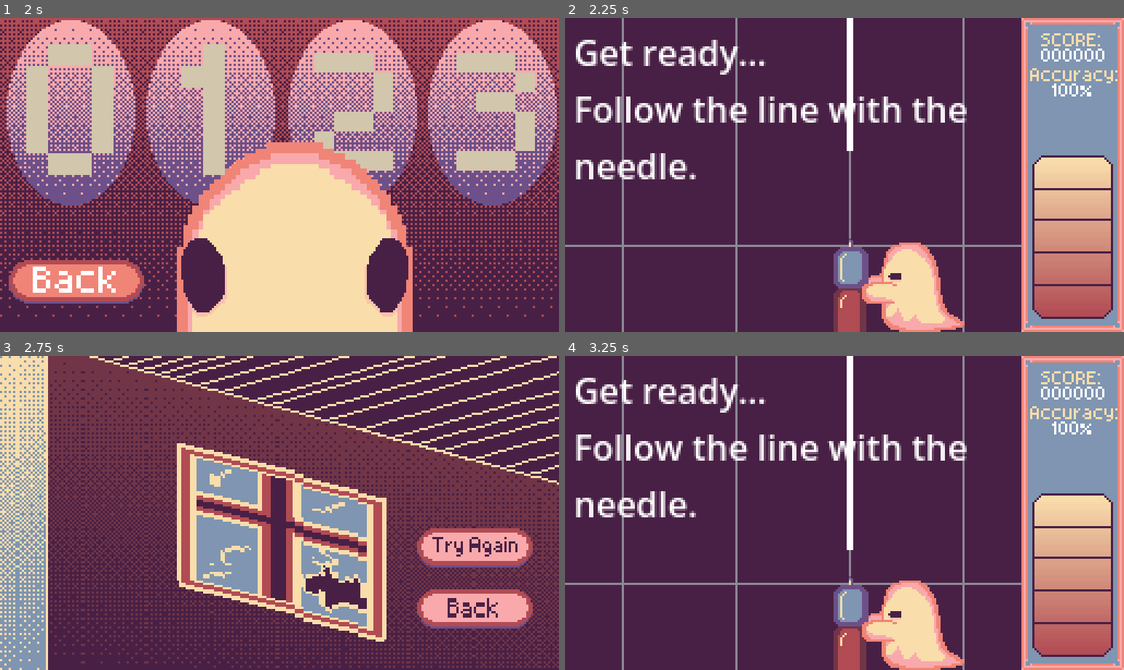
Above: before the commit, frames 1-4 (two rows, left to right).
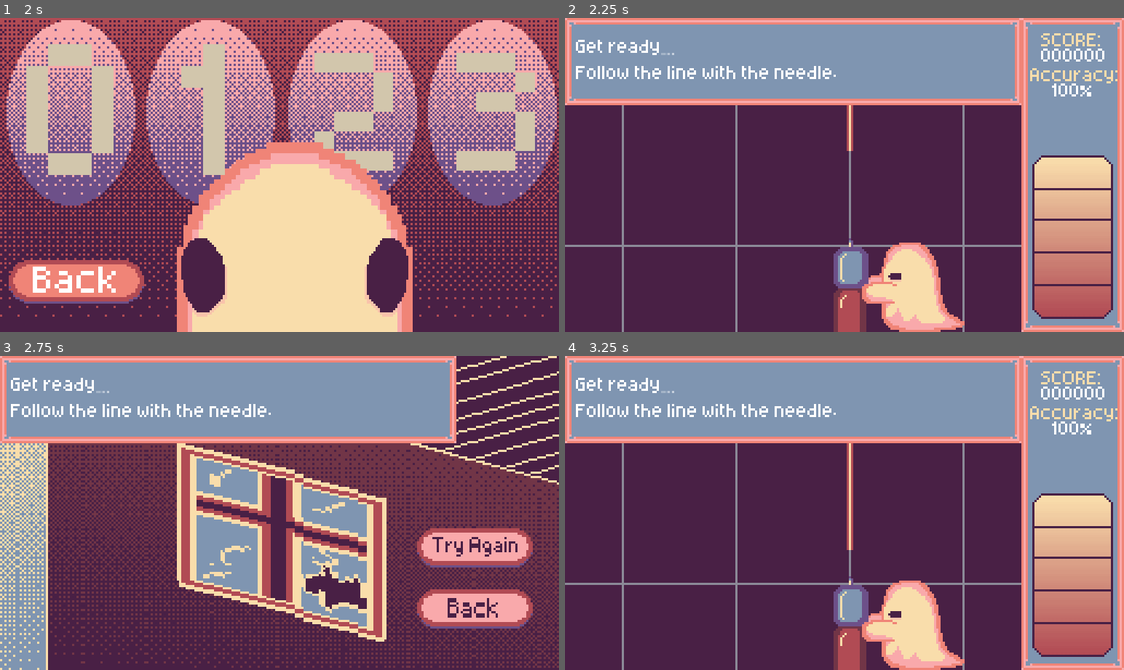
Above: after the commit, the same moments.

Repository: Arturilumae/Shapes
Game: Godot game, scene res://Scenes/MainMenu.tscn
Same seed, same stepped clock (60 frames per second), same inputs: the game is played once before the commit and once after it. Sound files missing from this copy of the repository are replaced by a short silence.
Inputs (mouse positions are in pixels of both pictures, inside the frame that each line leads up to):
- Up to frame 1 (2 s): click (447, 178) at 0.5 s; tap Enter (ui_accept) at 1.25, 1.52 s; hold E (hop_right) from 1.28 s (still down)
- Up to frame 2 (2.25 s): release E (hop_right) at 2 s; click (637, 112) at 2 s
- Up to frame 3 (2.75 s): no input
- Up to frame 4 (3.25 s): click "Try Again" at 2.75 s

Frame 1 is identical in both runs. In frame 2, 26% of the frame differs, in the area x 0-82%, y 0-52%; in frame 3, 22%; in frame 4, 26%, in the area x 0-82%, y 0-62%.

Commit message:
tutorjal vixed

Diff:
--- a/shapes/Scenes/level_0.tscn
+++ b/shapes/Scenes/level_0.tscn
@@ -1,6 +1,7 @@
 [gd_scene format=3 uid="uid://cmjg2k1id4mad"]
 
 [ext_resource type="Script" uid="uid://b587233vipdwd" path="res://Scripts/tutorial.gd" id="1_hsdmu"]
+[ext_resource type="Texture2D" uid="uid://df4u2gxo8mem5" path="res://Art/joonedvol2t.png" id="2_3hmlb"]
 [ext_resource type="PackedScene" uid="uid://dbkwdxovtqdhw" path="res://Scenes/player.tscn" id="4_n6y2o"]
 [ext_resource type="Texture2D" uid="uid://bppuq2ogwhtw6" path="res://Art/ghost-idle.png" id="5_3hmlb"]
 [ext_resource type="Texture2D" uid="uid://bmg61ntaktv07" path="res://Art/ghost-push.png" id="6_bb0r2"]
@@ -8,11 +9,32 @@
 [ext_resource type="Texture2D" uid="uid://btpghqv3grgjv" path="res://Art/death-Sheet.png" id="7_n6y2o"]
 [ext_resource type="Texture2D" uid="uid://bsoddqumej7wl" path="res://Art/ghost-pull.png" id="7_y32iv"]
 [ext_resource type="AudioStream" uid="uid://payvlo0xhfo7" path="res://levels/demo/tuljak1.ogg" id="8_o6ba6"]
+[ext_resource type="Texture2D" uid="uid://bqnsb2uuyq4ub" path="res://Art/tutorjal_taust.png" id="9_n6y2o"]
 [ext_resource type="Texture2D" uid="uid://dp5cqhws2qbt3" path="res://Art/taust.png" id="9_ta6og"]
 [ext_resource type="Texture2D" uid="uid://vgxqbl6fwk23" path="res://Art/buttons.png" id="10_488qb"]
 [ext_resource type="Texture2D" uid="uid://81d17xi7k6kw" path="res://Art/elud.png" id="10_n5v4w"]
 [ext_resource type="FontFile" uid="uid://oxkynrojvw1d" path="res://Art/aseprite.otf" id="11_koqiv"]
 [ext_resource type="AudioStream" uid="uid://c5be46jjuhsnq" path="res://sfx/move.ogg" id="11_oihvb"]
+
+[sub_resource type="AtlasTexture" id="AtlasTexture_n6y2o"]
+atlas = ExtResource("2_3hmlb")
+region = Rect2(103, 40, 3, 51)
+
+[sub_resource type="AtlasTexture" id="AtlasTexture_3hmlb"]
+atlas = ExtResource("2_3hmlb")
+region = Rect2(175, 79, 55, 53)
+
+[sub_resource type="AtlasTexture" id="AtlasTexture_n5v4w"]
+atlas = ExtResource("2_3hmlb")
+region = Rect2(128, 9, 55, 53)
+
+[sub_resource type="AtlasTexture" id="AtlasTexture_koqiv"]
+atlas = ExtResource("2_3hmlb")
+region = Rect2(16, 69, 55, 5)
+
+[sub_resource type="AtlasTexture" id="AtlasTexture_s5hh3"]
+atlas = ExtResource("2_3hmlb")
+region = Rect2(16, 84, 55, 5)
 
 [sub_resource type="AtlasTexture" id="AtlasTexture_7wphs"]
 atlas = ExtResource("10_n5v4w")
@@ -105,6 +127,13 @@
 atlas = ExtResource("10_488qb")
 region = Rect2(41, 92, 62, 20)
 
+[sub_resource type="AtlasTexture" id="AtlasTexture_c2wqx"]
+atlas = ExtResource("9_n6y2o")
+region = Rect2(0, 0, 209, 47)
+
+[sub_resource type="StyleBoxTexture" id="StyleBoxTexture_uud5k"]
+texture = SubResource("AtlasTexture_c2wqx")
+
 [sub_resource type="AtlasTexture" id="AtlasTexture_jtv8s"]
 atlas = ExtResource("10_n5v4w")
 region = Rect2(214, 63, 37, 75)
@@ -302,6 +331,11 @@
 [node name="level_0" type="Node2D" unique_id=356827938]
 script = ExtResource("1_hsdmu")
 level_dir = "res://levels/demo/tutorial.json"
+line_straight = SubResource("AtlasTexture_n6y2o")
+line_diag_right = SubResource("AtlasTexture_3hmlb")
+line_diag_left = SubResource("AtlasTexture_n5v4w")
+line_left = SubResource("AtlasTexture_koqiv")
+line_right = SubResource("AtlasTexture_s5hh3")
 
 [node name="Track" type="Node2D" parent="." unique_id=66785672]
 
@@ -437,6 +471,21 @@
 theme_override_font_sizes/font_size = 7
 text = "Try Again"
 
+[node name="TutorjalBox" type="PanelContainer" parent="UI" unique_id=523261324]
+offset_right = 209.0
+offset_bottom = 40.0
+theme_override_styles/panel = SubResource("StyleBoxTexture_uud5k")
+
+[node name="MarginContainer" type="MarginContainer" parent="UI/TutorjalBox" unique_id=918633368]
+layout_mode = 2
+theme_override_constants/margin_left = 5
+
+[node name="TutorialLabel" type="Label" parent="UI/TutorjalBox/MarginContainer" unique_id=503626051]
+unique_name_in_owner = true
+layout_mode = 2
+theme_override_fonts/font = ExtResource("11_koqiv")
+theme_override_font_sizes/font_size = 7
+
 [node name="HealthBar" type="TextureProgressBar" parent="." unique_id=1481913668]
 unique_name_in_owner = true
 offset_left = 214.0
--- a/shapes/Scripts/tutorial.gd
+++ b/shapes/Scripts/tutorial.gd
@@ -5,6 +5,11 @@
 
 @export var forgiving := true                 # no health drain in the tutorial
 @export_file("*.tscn") var next_scene := ""   # optional: scene to load after finishing
+
+@export_group("Tekstikast")
+@export var tutorial_label: Label             # lohista siia TutorialLabel
+@export var tutorial_box: Control             # lohista siia TutorialBox
+@export var done_text_time := 2.0             # mitu sekundit "done" tekst nähtav on
 
 const ALL_ACTIONS := ["ui_left", "ui_right", "hop_left", "hop_right"]
 
@@ -30,6 +35,7 @@
 var taught := {}              # lessons already shown
 var tutorial_done := false
 var label: Label
+var box: Control
 
 
 func _ready() -> void:
@@ -37,7 +43,8 @@
 		health_drain_rate = 0.0
 	super()
 	label = _get_or_make_label()
-	label.text = "Get ready…\nFollow the line with the needle."
+	box = tutorial_box if tutorial_box else get_node_or_null("%TutorialBox") as Control
+	_set_text("Get ready…\nFollow the line with the needle.")
 
 
 func _process(delta: float) -> void:
@@ -105,14 +112,15 @@
 	player.set_process(false)   # no held-arrow auto-moves while waiting
 
 	var lesson: Dictionary = LESSONS[key]
-	label.text = "%s\n%s" % [lesson["title"], lesson["text"] % _key_name(required_action)]
+	_set_text("%s\n%s" % [lesson["title"], lesson["text"] % _key_name(required_action)])
+
 
 func _unfreeze() -> void:
 	frozen = false
 	if use_music:
 		music.stream_paused = false
 	player.set_process(true)
-	label.text = LESSONS[current_key]["done"]
+	_set_text(LESSONS[current_key]["done"], done_text_time)
 
 
 ## Grading stays in game.gd; we only resume once the required move was started.
@@ -126,6 +134,20 @@
 
 #region Helpers
 
+## Näitab teksti kastis. Tühi tekst peidab kasti.
+## hide_after > 0: peida tekst nii mitme sekundi pärast (kui vahepeal uut teksti pole tulnud).
+func _set_text(t: String, hide_after := 0.0) -> void:
+	label.text = t
+	if box:
+		box.visible = t != ""
+	else:
+		label.visible = t != ""
+	if hide_after > 0.0:
+		await get_tree().create_timer(hide_after).timeout
+		if label.text == t and not frozen:
+			_set_text("")
+
+
 func _key_name(action: String) -> String:
 	for e in InputMap.action_get_events(action):
 		if e is InputEventKey:
@@ -134,15 +156,20 @@
 
 
 func _get_or_make_label() -> Label:
-	var l := get_node_or_null("TutorialLabel") as Label
-	if l == null:
-		l = Label.new()
-		l.name = "TutorialLabel"
-		l.position = Vector2(4, 4)
-		l.size = Vector2(play_width - 8, 40)
-		l.autowrap_mode = TextServer.AUTOWRAP_WORD_SMART
-		l.z_index = 200
-		add_child(l)
+	if tutorial_label:
+		return tutorial_label
+	var l := get_node_or_null("%TutorialLabel") as Label
+	if l:
+		return l
+	# varuvariant, kui stseenis kasti pole
+	push_warning("TutorialLabel'it ei leitud, teen ajutise Labeli.")
+	l = Label.new()
+	l.name = "TutorialLabel"
+	l.position = Vector2(4, 4)
+	l.size = Vector2(play_width - 8, 40)
+	l.autowrap_mode = TextServer.AUTOWRAP_WORD_SMART
+	l.z_index = 200
+	add_child(l)
 	return l
 
 
@@ -151,7 +178,7 @@
 	playing = false
 	if use_music:
 		music.stop()
-	label.text = "Tutorial complete!\nAccuracy %d%%" % int(accuracy_percent())
+	_set_text("Tutorial complete!\nAccuracy %d%%" % int(accuracy_percent()))
 	if next_scene != "":
 		await get_tree().create_timer(3.0).timeout
 		get_tree().change_scene_to_file(next_scene)
--- /dev/null
+++ b/shapes/levels/demo/tutorial_chart.json
@@ -0,0 +1,21 @@
+{
+	"bpm": 100,
+	"offset": 0.0,
+	"notes": [
+		{"beat": 0,  "lane": 1, "length": 8},
+
+		{"beat": 8,  "lane": 2, "length": 6},
+		{"beat": 14, "lane": 1, "length": 6},
+		{"beat": 20, "lane": 0, "length": 6, "hop": true},
+		{"beat": 26, "lane": 1, "length": 6, "hop": true},
+
+		{"beat": 32, "lane": 2, "length": 4},
+		{"beat": 36, "lane": 3, "length": 4},
+		{"beat": 40, "lane": 2, "length": 4, "hop": true},
+		{"beat": 44, "lane": 1, "length": 4},
+		{"beat": 48, "lane": 2, "length": 4, "hop": true},
+		{"beat": 52, "lane": 1, "length": 4},
+		{"beat": 56, "lane": 0, "length": 4, "hop": true},
+		{"beat": 60, "lane": 1, "length": 6}
+	]
+}
Binary file added: shapes/Art/tutorjal_taust.png
Not shown, added: shapes/Art/tutorjal_taust.png.import
